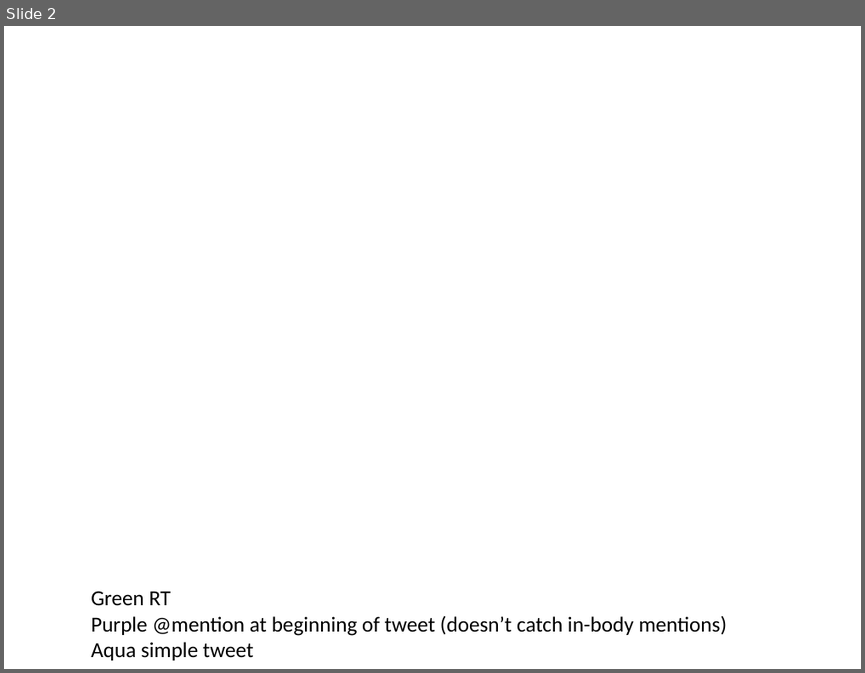
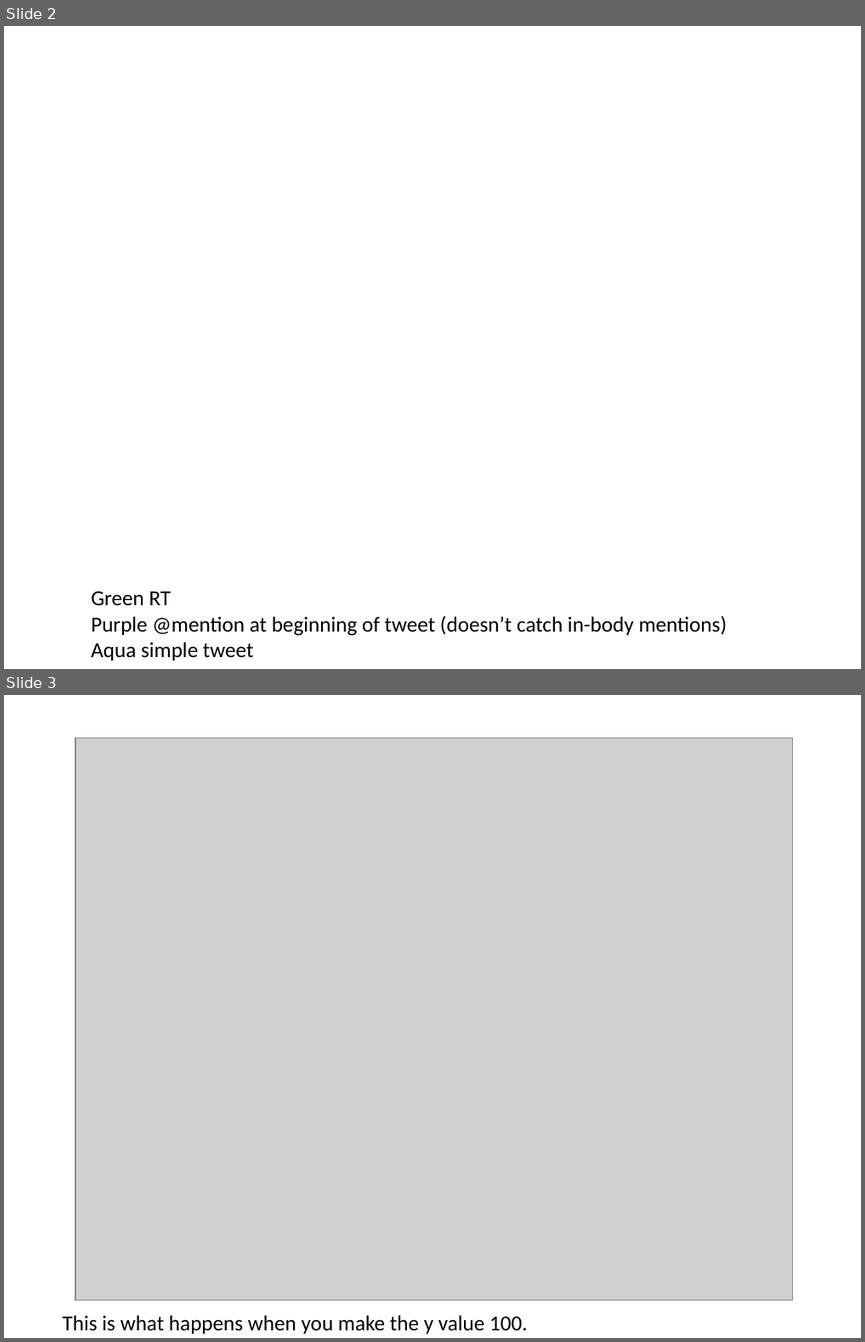
Before and after one commit to knowuh/IDV2, a slide deck: egunn/twittersketch0303/screenshots.pptx. Shown one above the other, each under a label of ours: slide 2 before the commit, slides 2 and 3 after it. The pictures are 865x673 and 865x1342 pixels, drawn with LibreOffice and Linux fonts; fonts in the diff are those of the drawing; grey boxes stand for pictures; background and template pictures are left out. Boxes give left, top, right and bottom in pixels: in the first picture for what was removed or moved away, otherwise in the second. Text is boxed around its words. In the diff, an @@ line names an element or a change of style, - is before the commit and + after.

```diff
--- a/egunn/twittersketch0303/screenshots.pptx
+++ b/egunn/twittersketch0303/screenshots.pptx
@@ slide 3 added at [4, 695, 861, 1338], background #FFFFFF @@
@@ picture added at [75, 737, 792, 1300] @@
@@ text added at [63, 1315, 528, 1333], 18 pt, text #000000 @@
+This is what happens when you make the y value 100.
```
Also in this commit, not shown: 2 other slides added, 3 other files.
